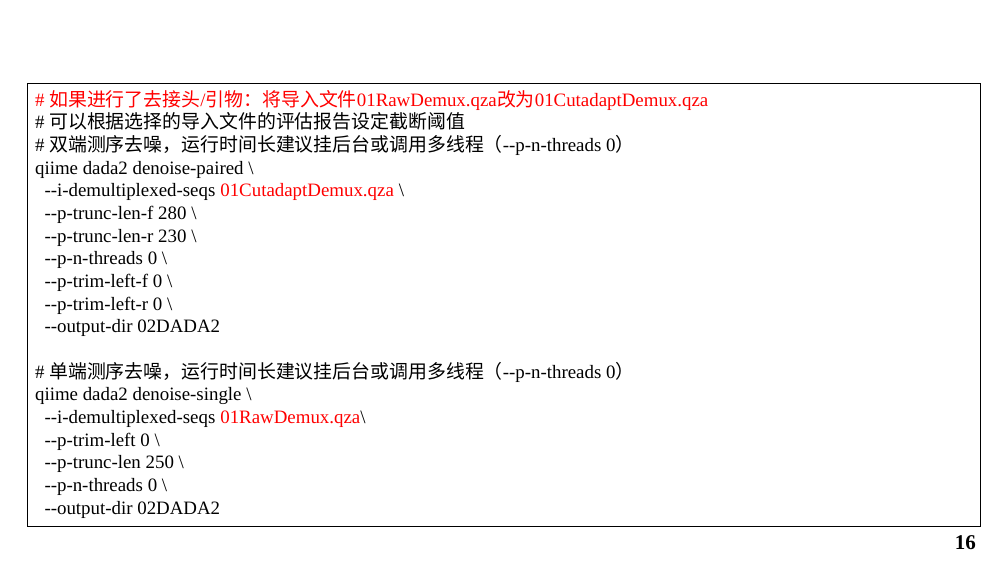
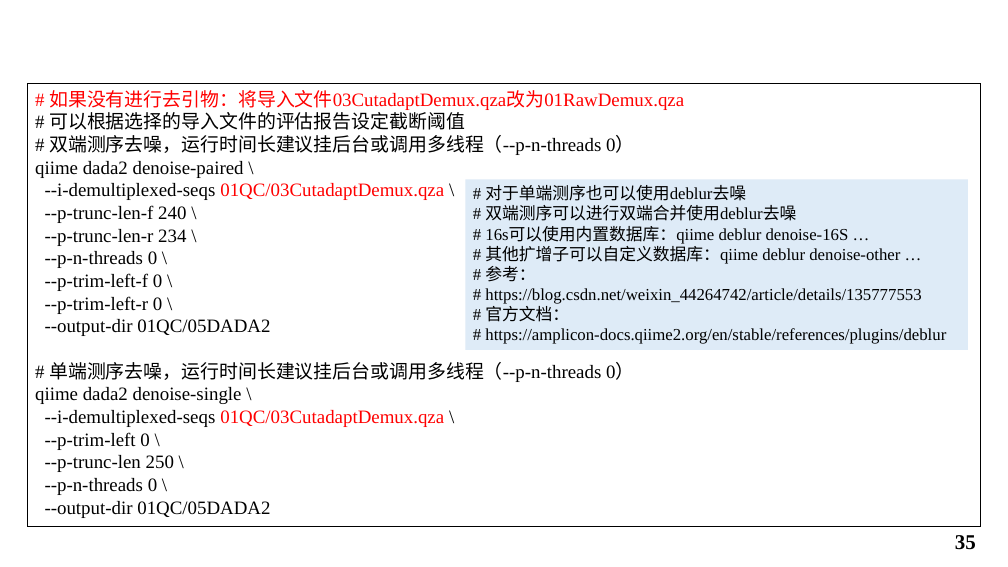
Before and after one commit to shueho/BioDataTools, a slide deck: slide 35 of Toy/16S.pptx (slide 16 before the commit). Drawn at 1008x567 pixels with LibreOffice and Linux fonts; fonts in the diff are those of the drawing; background and template pictures are left out. Boxes give left, top, right and bottom in pixels: in the first picture for what was removed or moved away, otherwise in the second. Text is boxed around its words. In the diff, an @@ line names an element or a change of style, - is before the commit and + after.

```diff
--- a/Toy/16S.pptx
+++ b/Toy/16S.pptx
@@ text in rectangle at (49,90,684,110): text changed @@
-# 如果进行了去接头/引物：将导入文件01RawDemux.qza改为01CutadaptDemux.qza
+# 如果没有进行去引物：将导入文件03CutadaptDemux.qza改为01RawDemux.qza
@@ rectangle added at (466,179,968,350), fill #DEEBF7, 16 pt, text #000000 @@
+# 对于单端测序也可以使用deblur去噪
+# 双端测序可以进行双端合并使用deblur去噪
+# 16s可以使用内置数据库：qiime deblur denoise-16S …
+# 其他扩增子可以自定义数据库：qiime deblur denoise-other …
+# 参考：
+# https://blog.csdn.net/weixin_44264742/article/details/135777553
+# 官方文档：
+# https://amplicon-docs.qiime2.org/en/stable/references/plugins/deblur
@@ text in rectangle at (45,183,444,246): text changed @@
---i-demultiplexed-seqs 01CutadaptDemux.qza \
---p-trunc-len-f 280 \
---p-trunc-len-r 230 \
+--i-demultiplexed-seqs 01QC/03CutadaptDemux.qza \
+--p-trunc-len-f 240 \
+--p-trunc-len-r 234 \
@@ text in rectangle at (45,319,270,336): text changed @@
---output-dir 02DADA2
+--output-dir 01QC/05DADA2
@@ text in rectangle at (45,410,444,427): text changed; text colour #000000 to #FF0000 @@
---i-demultiplexed-seqs 01RawDemux.qza\
+--i-demultiplexed-seqs 01QC/03CutadaptDemux.qza \
@@ text in rectangle at (45,501,270,518): text changed @@
---output-dir 02DADA2
+--output-dir 01QC/05DADA2
@@ page number at (955,535,976,550): text changed @@
-16
+35
```
Also in this commit, not shown: 50 other slides changed, 20 slides added, 13 slides removed.
